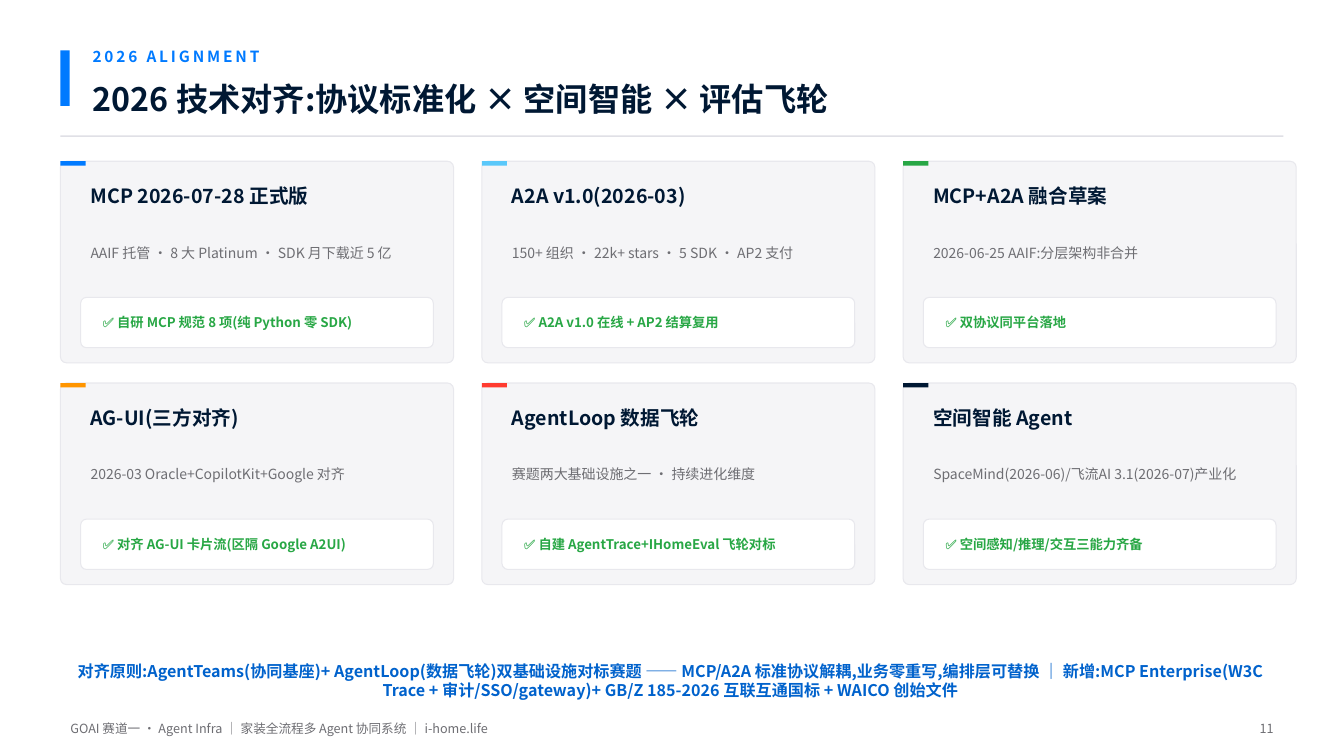
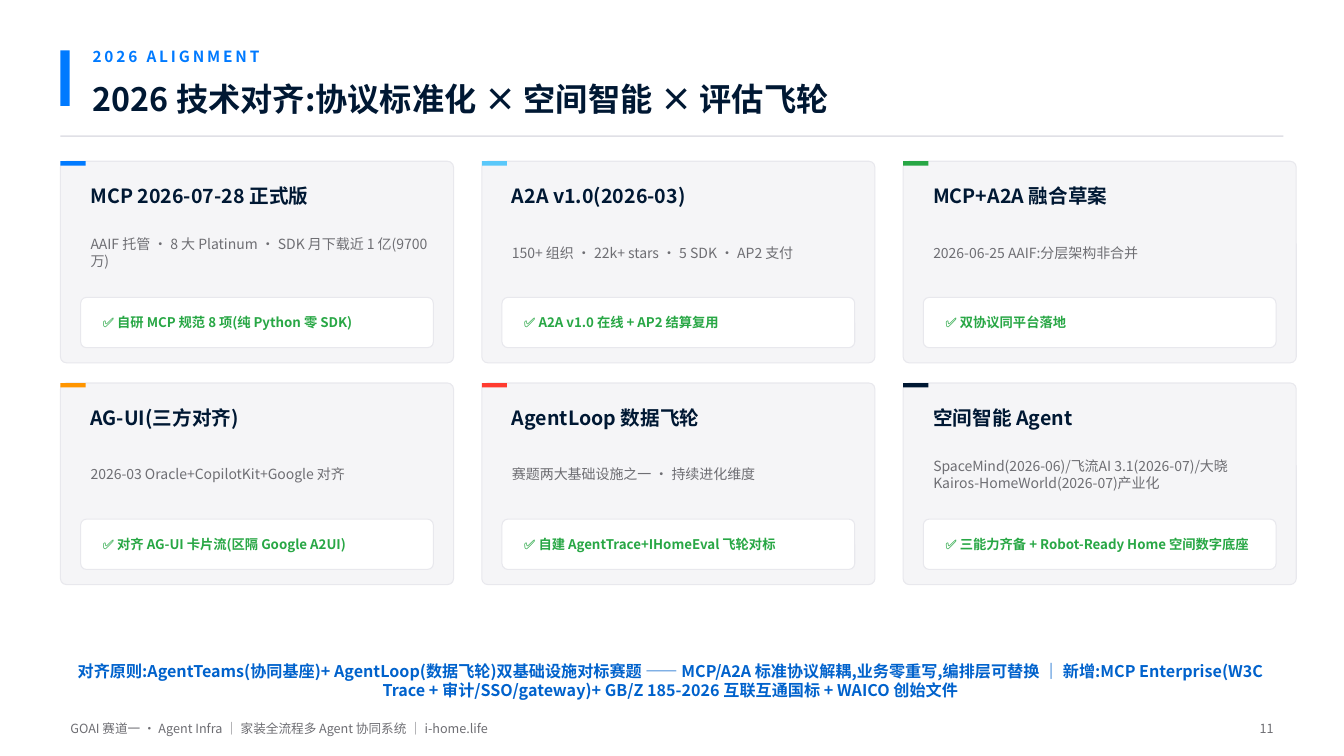
Before and after one commit to SUOKE2024/i-home.life, a slide deck: slide 11 of goai-agent-infra/ppt/GOAI初赛-家装全流程多Agent协同系统.pptx. Drawn at 1344x756 pixels with LibreOffice and Linux fonts; fonts in the diff are those of the drawing. Boxes give left, top, right and bottom in pixels: in the first picture for what was removed or moved away, otherwise in the second. Text is boxed around its words. In the diff, an @@ line names an element or a change of style, - is before the commit and + after.

Commit message:
docs(goai): 参赛材料口径统一——2442 测试基线 / v1.14.1 / 80 路由 + PPT 17 页重渲染
- 简介/论文/提交清单/方案/deck.js：2417→2442 passed（collect 2423→2448，与 scripts/test_baseline.json 2026-08-16 校准一致）
- 当前状态声明 v1.14.0→v1.14.1（特性引入版本表述保留）
- PPT 根目录移入 ppt/，17 页落款页，内部数字经解包校验

```diff
--- a/goai-agent-infra/ppt/GOAI初赛-家装全流程多Agent协同系统.pptx
+++ b/goai-agent-infra/ppt/GOAI初赛-家装全流程多Agent协同系统.pptx
@@ text at (91,237,428,269): text changed @@
-AAIF 托管 · 8 大 Platinum · SDK 月下载近 5 亿
+AAIF 托管 · 8 大 Platinum · SDK 月下载近 1 亿(9700 万)
@@ text at (933,459,1227,491): text changed @@
-SpaceMind(2026-06)/飞流AI 3.1(2026-07)产业化
+SpaceMind(2026-06)/飞流AI 3.1(2026-07)/大晓 Kairos-HomeWorld(2026-07)产业化
@@ text at (960,537,1249,552): text changed @@
-✅ 空间感知/推理/交互三能力齐备
+✅ 三能力齐备 + Robot-Ready Home 空间数字底座
```
Also in this commit, not shown: 7 other slides changed, 1 slide added, 6 other files.
